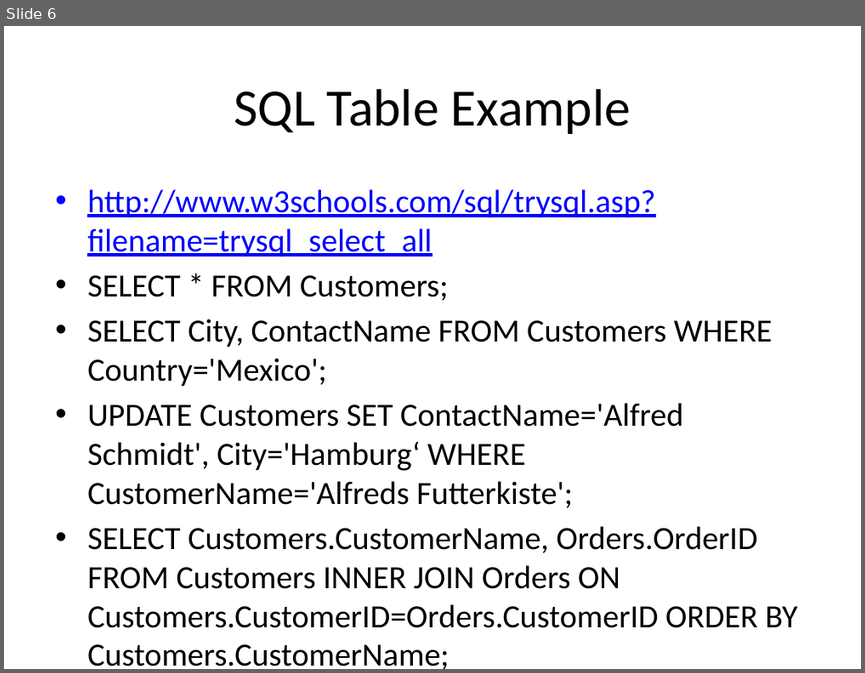
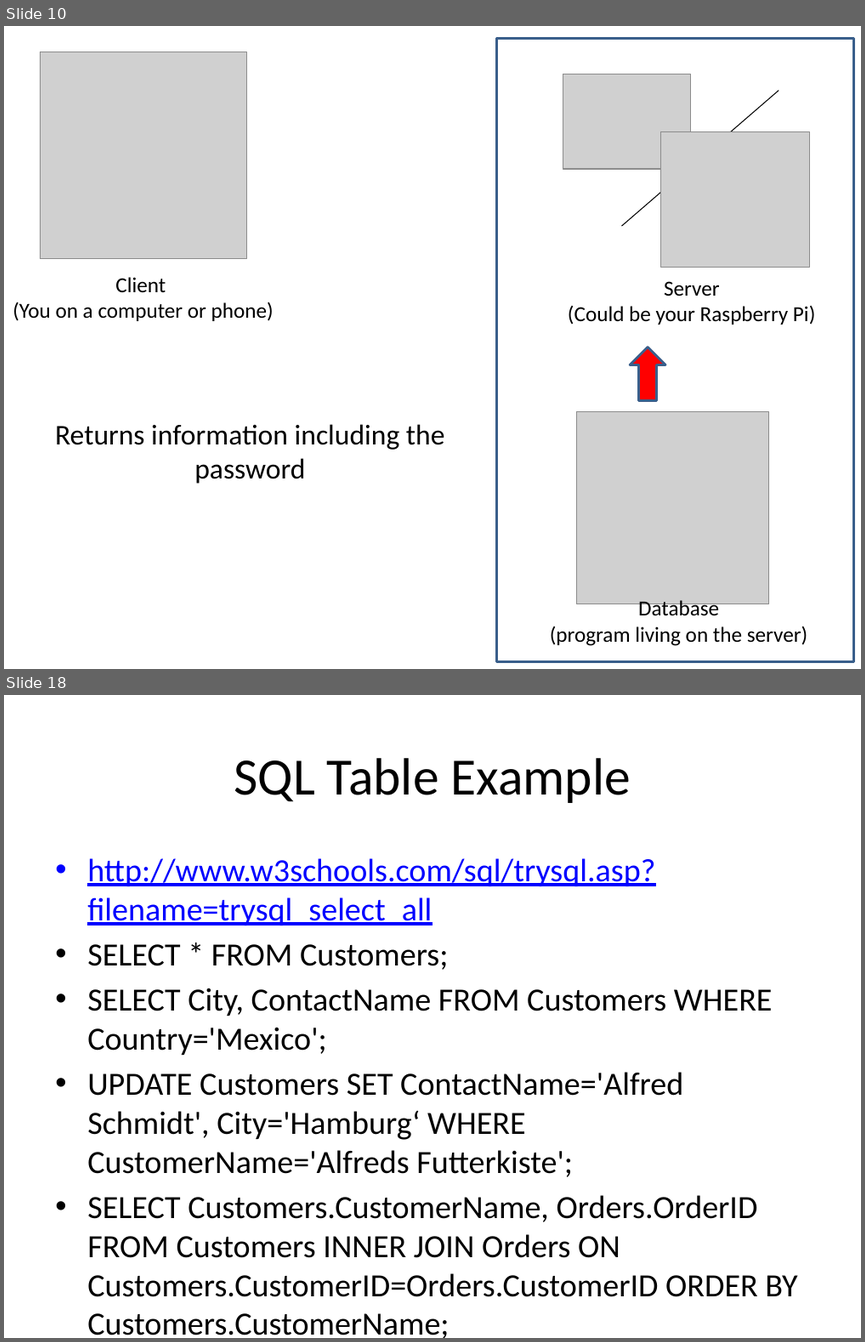
Before and after one commit to sjfricke/IEEE-Mini-Projects-UW-Madison, a slide deck: Tutorial/PowerPoint Versions/MongoDB and Databases.pptx. Shown one above the other, each under a label of ours: slide 6 before the commit, slides 10 and 18 after it; the slides between them are not shown. The pictures are 865x673 and 865x1342 pixels, drawn with LibreOffice and Linux fonts; fonts in the diff are those of the drawing; grey boxes stand for pictures. Boxes give left, top, right and bottom in pixels: in the first picture for what was removed or moved away, otherwise in the second. Text is boxed around its words. In the diff, an @@ line names an element or a change of style, - is before the commit and + after.

```diff
--- a/Tutorial/PowerPoint Versions/MongoDB and Databases.pptx
+++ b/Tutorial/PowerPoint Versions/MongoDB and Databases.pptx
@@ slide 10 added at box(4, 26, 861, 669), background #FFFFFF @@
@@ rectangle added at box(497, 39, 854, 662), outline #3A5F8C 2 pt @@
@@ picture added at box(40, 52, 246, 258) @@
@@ picture added at box(562, 74, 690, 168) @@
@@ line added from (622, 226) to (778, 91), #000000 0.75 pt @@
@@ picture added at box(661, 131, 810, 267) @@
@@ text added at box(12, 277, 273, 321), 18 pt, text #000000 @@
+Client
+(You on a computer or phone)
@@ text added at box(568, 281, 815, 324), 18 pt, text #000000 @@
+Server
+(Could be your Raspberry Pi)
@@ right arrow added at box(630, 347, 665, 400), fill #FF0000, outline #3A5F8C 2 pt @@
@@ text added at box(55, 424, 445, 483), 24 pt, text #000000 @@
+Returns information including the password
@@ picture added at box(576, 412, 769, 604) @@
@@ text added at box(550, 600, 807, 646), 18 pt, text #000000 @@
+Database
+(program living on the server)
@@ what was slide 6 is now slide 18 @@
```
Also in this commit, not shown: 9 slides changed, 12 other slides added, 1 other file.
